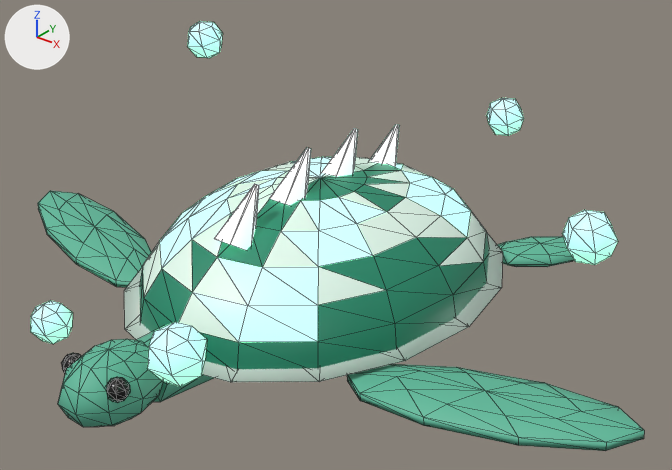
An edit to the glTF model species/models/jade-turtle.glb, drawn before and after from the same camera.
The view is the same before and after, from a 50 mm lens placed at (0.178, -0.214, 0.154), pointed at (0.009, -0.003, 0.023). Lighting does not change. The marker at upper left points along +X, +Y and +Z. The first picture is the older version. Mesh edges are drawn as thin lines. Where no turn or scale is listed for an object, it has been applied to the vertices. Vertices at exactly the same position are counted once.

Before the edit, the objects in view are built like this:
```python
me_flipfl = bpy.data.meshes.new('flipfl')
me_flipfl.from_pydata(...)  # 42 vertices, 80 faces; spans x 0.0019..0.0808, y -0.0059..0.0257, z -0.0018..0.0087
me_flipfl.materials.append(mat_skin)  # green #5fb89a
me_flipfr = bpy.data.meshes.new('flipfr')
me_flipfr.from_pydata(...)  # 42 vertices, 80 faces; spans x -0.0808..-0.0019, y -0.0059..0.0257, z -0.0018..0.0087
me_flipfr.materials.append(mat_skin)  # green #5fb89a
me_head = bpy.data.meshes.new('head')
me_head.from_pydata(...)  # 138 vertices, 260 faces; spans x -0.0122..0.0122, y -0.0393..0.0143, z -0.0105..0.0157
# faces by material slot: [132, 128]
me_head.materials.append(mat_skin)  # green #5fb89a
me_head.materials.append(mat_eye)  # black #080808
me_motes = bpy.data.meshes.new('motes')
me_motes.from_pydata(...)  # 100 vertices, 180 faces; spans x -0.09..0.1, y -0.094..0.099, z -0.053..0.036
me_motes.materials.append(mat_glow_lit)  # green #9fffd0, glowing green #9fffd0
ob_flipfl = bpy.data.objects.new('FlipFL', me_flipfl)
ob_flipfl.location = (0.04, -0.04, 0.002)
ob_flipfr = bpy.data.objects.new('FlipFR', me_flipfr)
ob_flipfr.location = (-0.04, -0.04, 0.002)
ob_head = bpy.data.objects.new('Head', me_head)
ob_head.location = (0.0, -0.064, 0.0033)
ob_motes = bpy.data.objects.new('Motes', me_motes)
ob_motes.location = (0.0, -0.0089, 0.0363)
# also in view: 'Body' at (0.0, 0.007, 0.022); 'FlipBL' at (0.047, 0.066, 0.002)
```
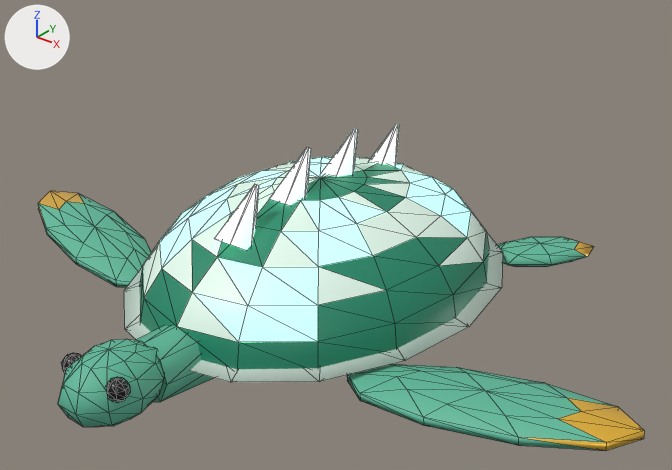
The edits, one by one:
Material 'gilt' (mat_gilt) is new.
Its base color is (0.768, 0.445, 0.0452) (yellow #e3b23c).
Its metallic is 0.45.
Its roughness is 0.3.
Its emission color is (0.0922, 0.0534, 0.0054) (brown #564111).
Its emission strength is 1.0.
me_flipfl has 42 vertices, 80 faces and spans x 0.0019..0.0808, y -0.0059..0.0257, z -0.0018..0.0087.
me_flipfl is used by ob_flipfl; location (0.04, -0.04, 0.002).
me_flipfl part 1: 14 faces spanning x 0.0506..0.0808, y -0.0001..0.0257, z 0.0018..0.0087 switch from mat_skin (green #5fb89a) to mat_gilt (yellow #e3b23c).
me_flipfr has 42 vertices, 80 faces and spans x -0.0808..-0.0019, y -0.0059..0.0257, z -0.0018..0.0087.
me_flipfr is used by ob_flipfr; location (-0.04, -0.04, 0.002).
me_flipfr part 2: 14 faces spanning x -0.0808..-0.0506, y -0.0001..0.0257, z 0.0018..0.0087 switch from mat_skin (green #5fb89a) to mat_gilt (yellow #e3b23c).
Object 'Motes' (ob_motes) is deleted.

What differs and where, as boxes (x1, y1, x2, y2) in the pictures (672 x 470 px):
'Motes', deleted: before (30, 21, 618, 387)
part 1 of me_flipfl, recoloured: (521, 398, 644, 451) in both
part 2 of me_flipfr, recoloured: (38, 191, 84, 224) in both
